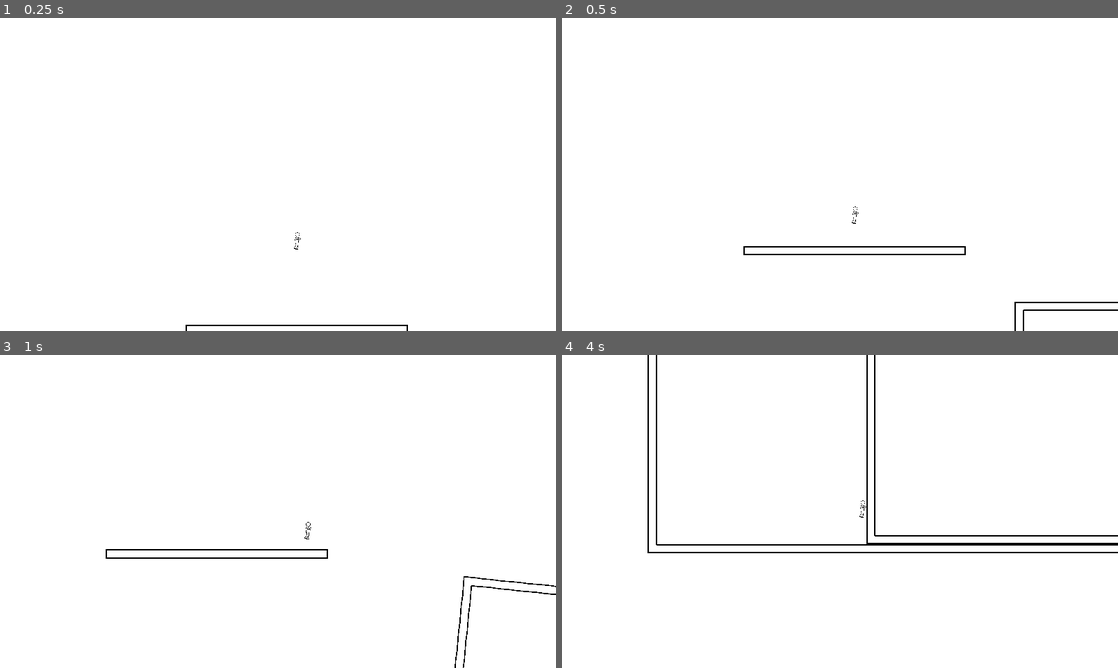
Above: before the commit, frames 1-4 (two rows, left to right).
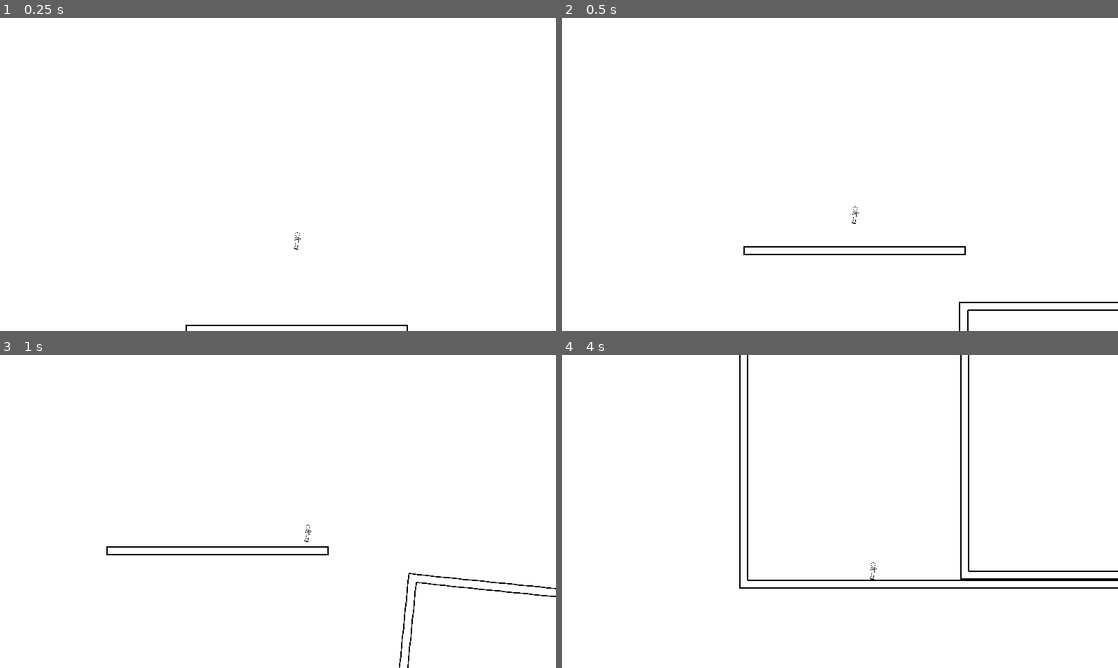
Above: after the commit, the same moments.

Repository: QuentinDaveau/Frames
Game: Godot game, scene res://tex.tscn
Same seed, same stepped clock (60 frames per second), same inputs: the game is played once before the commit and once after it.
Inputs (mouse positions are in pixels of both pictures, inside the frame that each line leads up to):
- Up to frame 1 (0.25 s): no input
- Up to frame 2 (0.5 s): no input
- Up to frame 3 (1 s): tap Enter at 0.5 s; move the mouse to (400, 495) at 0.52 s; hold Right (ui_right) from 0.53 s (still down); click (400, 495) at 0.6 s; tap Space (game_jump) at 0.77 s
- Up to frame 4 (4 s): move the mouse to (728, 527) at 1.27 s; click (728, 527) at 1.35 s; tap Space (game_jump) at 1.52, 3.02, 3.77 s; move the mouse to (895, 442) at 2.02 s; release Right (ui_right) at 2.03 s; hold Left (ui_left) 2.03-2.78 s; click (895, 442) at 2.1 s; move the mouse to (812, 574) at 2.77 s; hold Right (ui_right) from 2.78 s (still down); click (812, 574) at 2.85 s; move the mouse to (1006, 558) at 3.52 s; click (1006, 558) at 3.6 s

Frame 1 is identical in both runs. In frame 2, 0.2% of the frame differs, in the area x 71-84%, y 90-100%; in frame 3, 1.3%; in frame 4, 3.3%, in the area x 15-100%, y 0-75%.

Commit message:
Add camera shake

Diff:
--- a/project.godot
+++ b/project.godot
@@ -13,6 +13,11 @@
 "class": "ActorStateMachine",
 "language": "GDScript",
 "path": "res://src/entities/actor/state_machine.gd"
+}, {
+"base": "Position2D",
+"class": "CameraController",
+"language": "GDScript",
+"path": "res://src/logic/camera_controller/camera_controller.gd"
 }, {
 "base": "Node",
 "class": "CustomAnimationPlayer",
@@ -56,6 +61,7 @@
 } ]
 _global_script_class_icons={
 "ActorStateMachine": "",
+"CameraController": "",
 "CustomAnimationPlayer": "",
 "Entity": "",
 "Frame": "",
--- a/src/entities/frame/Frame.tscn
+++ b/src/entities/frame/Frame.tscn
@@ -1,9 +1,10 @@
-[gd_scene load_steps=5 format=2]
+[gd_scene load_steps=6 format=2]
 
 [ext_resource path="res://src/tilesets/basic_tileset.tres" type="TileSet" id=1]
 [ext_resource path="res://src/entities/frame/frame.gd" type="Script" id=2]
 [ext_resource path="res://src/entities/frame/animation_manager.gd" type="Script" id=3]
 [ext_resource path="res://src/entities/frame/character_checker.gd" type="Script" id=4]
+[ext_resource path="res://src/logic/camera_controller/CameraController.tscn" type="PackedScene" id=5]
 
 [node name="Frame" type="KinematicBody2D"]
 script = ExtResource( 2 )
@@ -21,7 +22,7 @@
 
 [node name="CollisionPolygon2D" type="CollisionPolygon2D" parent="TileMap/CharacterChecker"]
 
-[node name="CameraTarget" type="Position2D" parent="TileMap/CharacterChecker"]
+[node name="CameraController" parent="TileMap" instance=ExtResource( 5 )]
 
 [node name="BehaviourManager" type="Node" parent="."]
 
--- a/src/entities/frame/character_checker.gd
+++ b/src/entities/frame/character_checker.gd
@@ -1,11 +1,11 @@
 extends Area2D
 
 
-export(float, 0, 1) var _camera_smoothing = 0.2
-export(float, 0.1, 10) var _zoom = 1.2
+var _camera_controller: CameraController
 
 
 func _ready() -> void:
+	_camera_controller = get_node("../CameraController")
 	connect("body_entered", self, "_on_body_entered")
 	connect("body_exited", self, "_on_body_exited")
 
@@ -13,10 +13,10 @@
 func _on_body_entered(body: Node) -> void:
 	if not body.get_class() == "Character":
 		return
-	CameraManager.get_camera().set_target($CameraTarget, Vector2.ZERO, _zoom, 0.2, _camera_smoothing)
+	_camera_controller.take_camera_control()
 
 
 func _on_body_exited(body: Node) -> void:
 	if not body.get_class() == "Character":
 		return
-	CameraManager.get_camera().remove_target($CameraTarget)
+	_camera_controller.leave_camera_control()
--- a/src/entities/frame/custom_animation_player/players/animations/slide_and_fall.tres
+++ b/src/entities/frame/custom_animation_player/players/animations/slide_and_fall.tres
@@ -2,7 +2,7 @@
 
 [resource]
 resource_name = "slide_and_fall"
-length = 1.9
+length = 4.0
 tracks/0/type = "bezier"
 tracks/0/path = NodePath("../TileMap:rotation_degrees")
 tracks/0/interp = 1
@@ -33,3 +33,64 @@
 "points": PoolRealArray( 0, 0, 0, 0.00472234, 227.809, 230.955, 0, 0, 0.407948, 2.1151, 642.955, 0, 0, 0.13019, 198.17, 898.935, -0.168092, 1.72803, 0, 0 ),
 "times": PoolRealArray( 0, 0.5, 1.2, 1.9 )
 }
+tracks/3/type = "value"
+tracks/3/path = NodePath("../TileMap/CameraController:_zoom")
+tracks/3/interp = 2
+tracks/3/loop_wrap = true
+tracks/3/imported = false
+tracks/3/enabled = true
+tracks/3/keys = {
+"times": PoolRealArray( 0.3, 0.5, 3.5, 4 ),
+"transitions": PoolRealArray( 1, 1, 0.999992, 0.999999 ),
+"update": 0,
+"values": [ 1.2, 2.0, 2.0, 1.2 ]
+}
+tracks/4/type = "value"
+tracks/4/path = NodePath("../TileMap/CameraController:_smooth")
+tracks/4/interp = 2
+tracks/4/loop_wrap = true
+tracks/4/imported = false
+tracks/4/enabled = true
+tracks/4/keys = {
+"times": PoolRealArray( 0.3, 0.5, 3.5, 4 ),
+"transitions": PoolRealArray( 1, 1, 0.999996, 1 ),
+"update": 0,
+"values": [ 0.2, 0.1, 0.1, 0.2 ]
+}
+tracks/5/type = "method"
+tracks/5/path = NodePath("../TileMap/CameraController")
+tracks/5/interp = 1
+tracks/5/loop_wrap = true
+tracks/5/imported = false
+tracks/5/enabled = true
+tracks/5/keys = {
+"times": PoolRealArray( 0, 1.5 ),
+"transitions": PoolRealArray( 1, 1 ),
+"values": [ {
+"args": [ Vector2( 0, 5 ), 0.0 ],
+"method": "shake_camera"
+}, {
+"args": [ Vector2( 0, 600 ), 0.0 ],
+"method": "shake_camera"
+} ]
+}
+tracks/6/type = "method"
+tracks/6/path = NodePath("../TileMap/CameraController")
+tracks/6/interp = 1
+tracks/6/loop_wrap = true
+tracks/6/imported = false
+tracks/6/enabled = true
+tracks/6/keys = {
+"times": PoolRealArray( 0, 1.5, 3.5 ),
+"transitions": PoolRealArray( 1, 1, 1 ),
+"values": [ {
+"args": [ 0.01, 0.0, 0.2, 0.0 ],
+"method": "set_camera_shake"
+}, {
+"args": [ 0.01, 0.2, 0.1, 0.0 ],
+"method": "set_camera_shake"
+}, {
+"args": [ 0.01, 0.5, 0.1, 0.0 ],
+"method": "set_camera_shake"
+} ]
+}
--- a/src/entities/frame/custom_animation_player/players/animations/slide_right.tres
+++ b/src/entities/frame/custom_animation_player/players/animations/slide_right.tres
@@ -13,3 +13,37 @@
 "points": PoolRealArray( 0, 0, 0, 0, 6, 6, -0.25, 0, 0.153, 0, 0, 0, 0, 0.25, 6 ),
 "times": PoolRealArray( 0, 0.6, 0.8 )
 }
+tracks/1/type = "method"
+tracks/1/path = NodePath("../TileMap/CameraController")
+tracks/1/interp = 1
+tracks/1/loop_wrap = true
+tracks/1/imported = false
+tracks/1/enabled = true
+tracks/1/keys = {
+"times": PoolRealArray( 0, 0.8 ),
+"transitions": PoolRealArray( 1, 1 ),
+"values": [ {
+"args": [ Vector2( 0, 5 ), 0.0 ],
+"method": "shake_camera"
+}, {
+"args": [ Vector2( 0, 40 ), 0.0 ],
+"method": "shake_camera"
+} ]
+}
+tracks/2/type = "method"
+tracks/2/path = NodePath("../TileMap/CameraController")
+tracks/2/interp = 1
+tracks/2/loop_wrap = true
+tracks/2/imported = false
+tracks/2/enabled = true
+tracks/2/keys = {
+"times": PoolRealArray( 0, 0.8 ),
+"transitions": PoolRealArray( 1, 1 ),
+"values": [ {
+"args": [ 0.0, 0.075, 0.0, 0.0 ],
+"method": "set_camera_shake"
+}, {
+"args": [ 0.01, 0.7, 0.1, 0.0 ],
+"method": "set_camera_shake"
+} ]
+}
--- a/src/entities/frame/custom_frames/bull_frame.tscn
+++ b/src/entities/frame/custom_frames/bull_frame.tscn
@@ -17,8 +17,10 @@
 [node name="CollisionPolygon2D" parent="TileMap/CharacterChecker" index="0"]
 polygon = PoolVector2Array( -1024, -1024, -1024, 0, 0, 0, 0, -1024 )
 
-[node name="CameraTarget" parent="TileMap/CharacterChecker" index="1"]
-position = Vector2( -512, -448 )
+[node name="CameraController" parent="TileMap" index="1"]
+position = Vector2( -512, -512 )
+_smooth = 0.2
+_zoom = 1.2
 
 [node name="AnimationManager" parent="." index="2"]
 _animations = {
@@ -28,7 +30,6 @@
 
 [node name="AnimationPlayer" parent="AnimationManager" index="1"]
 playback_process_mode = 0
-anims/slide_and_fall = ExtResource( 2 )
 
 [node name="BullSlide" parent="AnimationManager/Animations" index="0" instance=ExtResource( 3 )]
 _animations = {
--- a/src/game_camera/GameCamera.tscn
+++ b/src/game_camera/GameCamera.tscn
@@ -3,5 +3,9 @@
 [ext_resource path="res://src/game_camera/game_camera.gd" type="Script" id=1]
 
 [node name="GameCamera" type="Camera2D"]
+rotating = true
 current = true
 script = ExtResource( 1 )
+
+[node name="Shaker" type="Tween" parent="."]
+playback_process_mode = 0
--- a/src/game_camera/game_camera.gd
+++ b/src/game_camera/game_camera.gd
@@ -1,6 +1,8 @@
 extends Camera2D
 class_name GameCamera
 
+
+const SHAKE_THRESHOLD: float = 0.5
 
 export(NodePath) var _start_target_node: NodePath
 export(float, 0, 1) var _start_smoothing: float = 0.0
@@ -8,12 +10,19 @@
 
 var _targets_stack: Array
 var _targets_properties: Dictionary = {}
-var _offset_power: Vector2 = Vector2.ZERO
 var _target_node: Node2D = null
+var _target_locked: bool = false
+var _shake_speed: float = 0.01
+var _shake_noise: float = 0.1
+var _shake_damp: float = 0.5
+var _shake_angular_noise: float = 1
+var _shake_amount: Vector2 = Vector2.ZERO
+var _shake_angle: float
 
 
 func _ready() -> void:
-	set_target(get_node(_start_target_node), Vector2.ZERO, 1.0, 0.2, _start_smoothing, _start_drag_margin)
+	$Shaker.connect("tween_all_completed", self, "_shake_move_completed")
+	set_target(get_node(_start_target_node), false, Vector2.ZERO, 1.0, 0.2, _start_smoothing, _start_drag_margin)
 	global_position = get_node(_start_target_node).global_position
 
 
@@ -28,18 +37,16 @@
 	if abs(position_differential.y) > _drag_margin.y:
 		aimed_position.y = target_position.y + (_drag_margin.y * sign(position_differential.y))
 
-
 	global_position = lerp(global_position, aimed_position, delta / (delta +_targets_properties[_target_node]["smooth"]))
 	zoom = lerp(zoom, Vector2.ONE * _targets_properties[_target_node]["zoom"], delta / (delta + _targets_properties[_target_node]["zoom_smooth"]))
 
 
-func set_target(target_node: Node2D, position_offset: Vector2 = Vector2.ZERO, zoom: float = 1.0, zoom_smooth: float = 0.2, smooth: float = 0.2, drag_margin: Vector2 = Vector2.ZERO) -> void:
+func set_target(target_node: Node2D, lock = false, position_offset: Vector2 = Vector2.ZERO, zoom: float = 1.0, zoom_smooth: float = 0.2, smooth: float = 0.2, drag_margin: Vector2 = Vector2.ZERO) -> void:
 	if target_node == _target_node:
 		return
 	if target_node in _targets_stack:
 		_targets_stack.erase(target_node)
 		_targets_properties.erase(target_node)
-	_targets_stack.append(target_node)
 	_targets_properties[target_node] = {
 		"zoom": zoom,
 		"zoom_smooth": zoom_smooth,
@@ -47,9 +54,11 @@
 		"smooth": smooth,
 		"position_offset": position_offset
 	}
-	_target_node = target_node
-
-
+	if not _target_locked:
+		_targets_stack.append(target_node)
+		_target_node = target_node
+	else:
+		_targets_stack.insert(_targets_stack.size() - 1, target_node)
 
 
 func remove_target(target_node: Node2D) -> void:
@@ -58,4 +67,63 @@
 	_targets_stack.erase(target_node)
 	_targets_properties.erase(target_node)
 	if _target_node == target_node:
+		if _target_locked:
+			_target_locked = false
 		_target_node = _targets_stack.back()
+
+
+func get_current_target() -> Node2D:
+	return _target_node
+
+
+func update_target_properties(properties: Dictionary) -> void:
+	for property in properties.keys():
+		if not _targets_properties[_target_node].has(property):
+			printerr("Uknown camera property: ", property)
+			continue
+		_targets_properties[_target_node][property] = properties[property]
+
+
+func add_shake(amount: Vector2, angle: float = 0.0) -> void:
+	if sign(_shake_amount.x):
+		_shake_amount.x += amount.x * sign(_shake_amount.x)
+	else:
+		_shake_amount.x += amount.x
+	if sign(_shake_amount.y):
+		_shake_amount.y += amount.y * sign(_shake_amount.y)
+	else:
+		_shake_amount.y += amount.y
+	if sign(_shake_angle):
+		_shake_angle += angle * sign(_shake_angle)
+	else:
+		_shake_angle = angle
+	_shake()
+
+
+func set_shake(speed: float = -1.0, damp: float = -1.0, noise: float = -1.0, angular_noise: float = -1.0) -> void:
+	if speed != -1.0:
+		_shake_speed = speed
+	if damp != -1.0:
+		_shake_damp = damp
+	if noise != -1.0:
+		_shake_noise = noise
+	if angular_noise != -1.0:
+		_shake_angular_noise = angular_noise
+
+
+func _shake_move_completed() -> void:
+	if not _shake_amount:
+		return
+	randomize()
+	_shake_amount = (-_shake_amount * (1 - _shake_damp)).rotated(rand_range(-PI/2 * _shake_noise, PI/2 * _shake_noise))
+	_shake_angle = (-_shake_angle * (1 - _shake_damp)) + rand_range(- _shake_angular_noise * _shake_angle * 0.5, _shake_angular_noise * _shake_angle * 0.5)
+	if _shake_amount.length() < SHAKE_THRESHOLD:
+		_shake_amount = Vector2.ZERO
+		_shake_angle = 0.0
+	_shake()
+
+
+func _shake() -> void:
+	$Shaker.interpolate_property(self, "offset", offset, _shake_amount, _shake_speed, Tween.TRANS_SINE, Tween.EASE_IN_OUT)
+	$Shaker.interpolate_property(self, "rotation", rotation, _shake_angle, _shake_speed, Tween.TRANS_SINE, Tween.EASE_IN_OUT)
+	$Shaker.start()
--- /dev/null
+++ b/src/logic/camera_controller/CameraController.tscn
@@ -0,0 +1,6 @@
+[gd_scene load_steps=2 format=2]
+
+[ext_resource path="res://src/logic/camera_controller/camera_controller.gd" type="Script" id=1]
+
+[node name="CameraController" type="Position2D"]
+script = ExtResource( 1 )
--- /dev/null
+++ b/src/logic/camera_controller/camera_controller.gd
@@ -0,0 +1,81 @@
+extends Position2D
+class_name CameraController
+
+
+export(float, 0, 1) var _smooth: float = 0.2 setget _smooth_set
+export(float, 0.1, 10) var _zoom: float = 1.2 setget _zoom_set
+export(float, 0, 1) var _zoom_smooth: float = 0.2 setget _zoom_smooth_set
+export(Vector2) var _position_offset: Vector2 = Vector2.ZERO setget _position_offset_set
+export(Vector2) var _drag_margin: Vector2 = Vector2.ZERO setget _drag_margin_set
+
+
+func take_camera_control(lock_control: bool = false) -> void:
+	CameraManager.get_camera().set_target(self, lock_control, _position_offset, _zoom, _zoom_smooth, _smooth, _drag_margin)
+
+
+func leave_camera_control() -> void:
+	CameraManager.get_camera().remove_target(self)
+
+
+func shake_camera(amount: Vector2, angle: float = 0.0) -> void:
+	CameraManager.get_camera().add_shake(amount, angle)
+
+
+func set_camera_shake(speed: float = -1.0, damp: float = -1.0, noise: float = -1.0, angular_noise: float = -1.0) -> void:
+	CameraManager.get_camera().set_shake(speed, damp, noise, angular_noise)
+
+
+func _position_offset_set(value: Vector2) -> void:
+	_position_offset = value
+	if not CameraManager.get_camera():
+		return
+	if not _camera_target_is_self():
+		return
+	if value != Vector2(-1, -1):
+		CameraManager.get_camera().update_target_properties({"position_offset": value})
+
+
+func _zoom_set(value: float) -> void:
+	_zoom = value
+	if not CameraManager.get_camera():
+		return
+	if not _camera_target_is_self():
+		return
+	if value != -1.0:
+		CameraManager.get_camera().update_target_properties({"zoom": value})
+
+
+func _zoom_smooth_set(value: float) -> void:
+	_zoom_smooth = value
+	if not CameraManager.get_camera():
+		return
+	if not _camera_target_is_self():
+		return
+	if value != -1.0:
+		CameraManager.get_camera().update_target_properties({"zoom_smooth": value})
+
+
+func _smooth_set(value: float) -> void:
+	_smooth = value
+	if not CameraManager.get_camera():
+		return
+	if not _camera_target_is_self():
+		return
+	if value != -1.0:
+		CameraManager.get_camera().update_target_properties({"smooth": value})
+
+
+func _drag_margin_set(value: Vector2) -> void:
+	_drag_margin = value
+	if not CameraManager.get_camera():
+		return
+	if not _camera_target_is_self():
+		return
+	if value != Vector2(-1, -1):
+		CameraManager.get_camera().update_target_properties({"drag_margin": value})
+
+
+func _camera_target_is_self() -> bool:
+	if CameraManager.get_camera().get_current_target() == self:
+		return true
+	return false
--- a/src/logic/Trigger.tscn
+++ b/src/logic/trigger/Trigger.tscn
@@ -1,6 +1,7 @@
 [gd_scene load_steps=3 format=2]
 
-[ext_resource path="res://src/logic/trigger.gd" type="Script" id=1]
+[ext_resource path="res://src/logic/trigger/trigger.gd" type="Script" id=1]
+
 
 
 [sub_resource type="CircleShape2D" id=1]
--- a/tex.tscn
+++ b/tex.tscn
@@ -3,7 +3,7 @@
 [ext_resource path="res://src/entities/actor/character/Character.tscn" type="PackedScene" id=1]
 [ext_resource path="res://src/entities/frame/custom_frames/bull_frame.tscn" type="PackedScene" id=2]
 [ext_resource path="res://src/tilesets/basic_tileset.tres" type="TileSet" id=3]
-[ext_resource path="res://src/logic/Trigger.tscn" type="PackedScene" id=4]
+[ext_resource path="res://src/logic/trigger/Trigger.tscn" type="PackedScene" id=4]
 [ext_resource path="res://src/game_camera/GameCamera.tscn" type="PackedScene" id=5]
 
 [node name="Node2D" type="Node2D"]
@@ -13,7 +13,7 @@
 cell_size = Vector2( 32, 32 )
 cell_custom_transform = Transform2D( 32, 0, 0, 32, 0, 0 )
 format = 1
-tile_data = PoolIntArray( -262172, 0, 327680, -262171, 0, 19 …(407 unchanged characters)… 262150, 0, 196612, -262149, 0, 393219, 2162688, 0, 327680, 2162689, 0, 196612, 2162690, 0, 327684 …(4342 unchanged characters)…
+tile_data = PoolIntArray( -262172, 0, 327680, -262171, 0, 19 …(407 unchanged characters)… 262150, 0, 196612, -262149, 0, 393219, 2228198, 0, 327680, 2228199, 0, 196612, 2228200, 0, 196612, 2228201, 0, 327684, 2228202, 0, 196612, 2228203, 0, 196612, 2228204, 0, 196612, 2228205, 0, 327684, 2228206, 0, 196612, 2228207, 0, 327684, 2228208, 0, 196612, 2228209, 0, 196612, 2228210, 0, 196612, 2228211, 0, 327684, 2228212, 0, 327684, 2228213, 0, 327684, 2228214, 0, 327684, 2228215, 0, 327684, 2228216, 0, 327684, 2228217, 0, 327684, 2228218, 0, 196612, 2228219, 0, 327684, 2228220, 0, 327684, 2228221, 0, 196612, 2228222, 0, 327684, 2228223, 0, 327684, 2162688, 0, 327684, 2162689, 0, 196612, 2162690, 0, 327684 …(4342 unchanged characters)…
 
 [node name="Trigger" parent="." instance=ExtResource( 4 )]
 position = Vector2( 1192, 1032 )
@@ -22,7 +22,7 @@
 _specific_target = NodePath("../BullFrame")
 
 [node name="BullFrame" parent="." instance=ExtResource( 2 )]
-position = Vector2( 1064, 1056 )
+position = Vector2( 872, 1056 )
 
 [node name="Character" parent="." instance=ExtResource( 1 )]
 position = Vector2( -696, -1856 )
Renamed: src/logic/trigger.gd -> src/logic/trigger/trigger.gd
